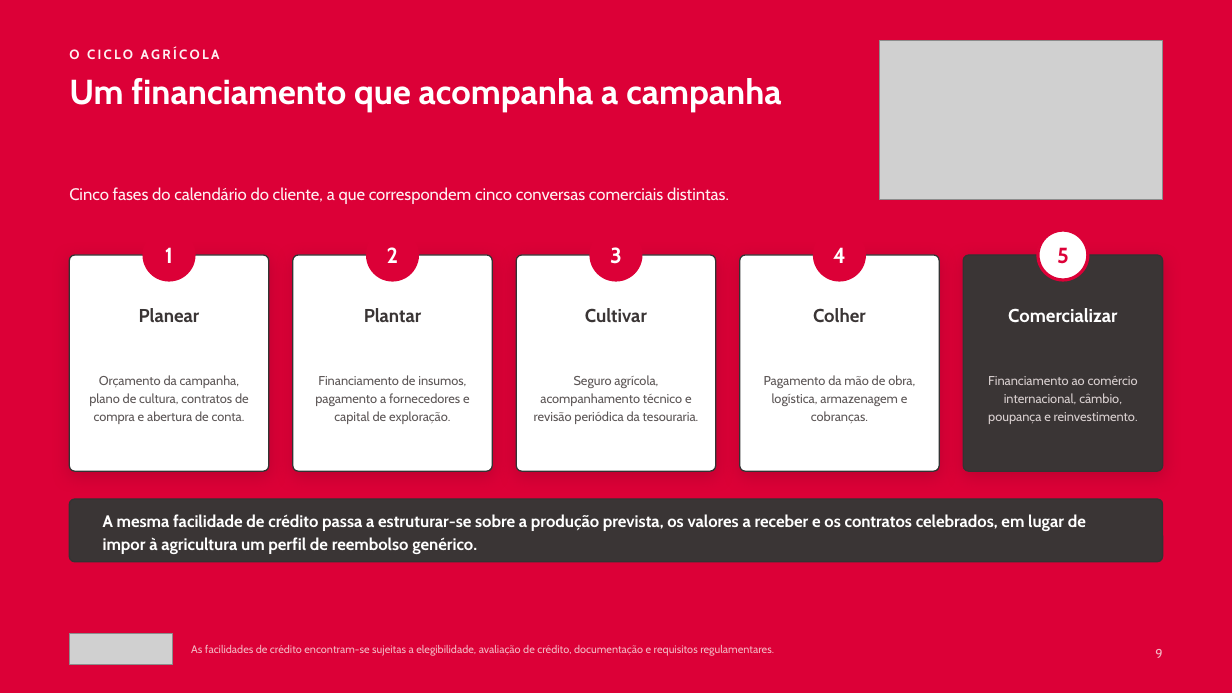
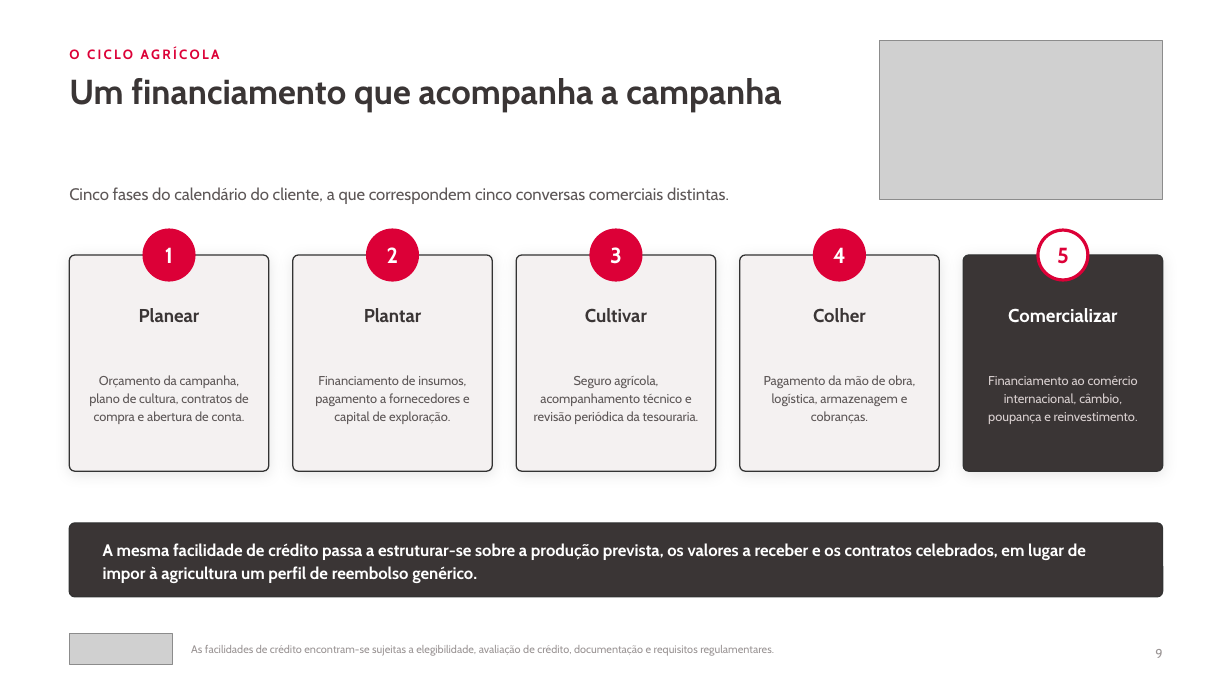
Before and after one commit to timoteomirolejr-hue/momo, a slide deck: slide 9 of cvp-agronegocios/CVP_Agronegocios_Absa_Mocambique_2026.pptx. Drawn at 1232x693 pixels with LibreOffice and Linux fonts; fonts in the diff are those of the drawing; grey boxes stand for pictures. Boxes give left, top, right and bottom in pixels: in the first picture for what was removed or moved away, otherwise in the second. Text is boxed around its words. In the diff, an @@ line names an element or a change of style, - is before the commit and + after.

```diff
--- a/cvp-agronegocios/CVP_Agronegocios_Absa_Mocambique_2026.pptx
+++ b/cvp-agronegocios/CVP_Agronegocios_Absa_Mocambique_2026.pptx
@@ background #DC0037 to #FFFFFF @@
@@ text "O CICLO AGRÍCOLA" at box(69, 47, 220, 59): text colour #FFF1F3 to #DC0037 @@
@@ text "Um financiamento que acompanha a ..." at box(69, 78, 781, 112): text colour #FFFFFF to #3A3535 @@
@@ text "Cinco fases do calendário do ..." at box(69, 187, 729, 204): text colour #FFF1F3 to #5D5757 @@
@@ fill #FFFFFF to #F4F1F1; shadow changed in 4 elements at box(69, 255, 269, 471), box(293, 255, 493, 471), box(517, 255, 716, 471), box(740, 255, 940, 471) @@
@@ rounded rectangle at box(963, 255, 1163, 471): shadow changed @@
@@ rounded rectangle: place and size @@
-rounded rectangle at box(69, 499, 1163, 562)
+rounded rectangle at box(69, 523, 1163, 597)
@@ rounded rectangle at box(69, 523, 1163, 597): proportions changed @@
@@ text "A mesma facilidade de crédito ...": place and size @@
-text "A mesma facilidade de crédito ..." at box(103, 514, 1086, 554)
+text "A mesma facilidade de crédito ..." at box(103, 543, 1086, 583)
@@ text "As facilidades de crédito encontram-se ..." at box(191, 645, 774, 656): text colour #F3B9C4 to #9A9494 @@
@@ text "9" at box(1155, 649, 1162, 658): text colour #F3B9C4 to #9A9494 @@
```
Also in this commit, not shown: 22 other slides changed, 2 other files.
